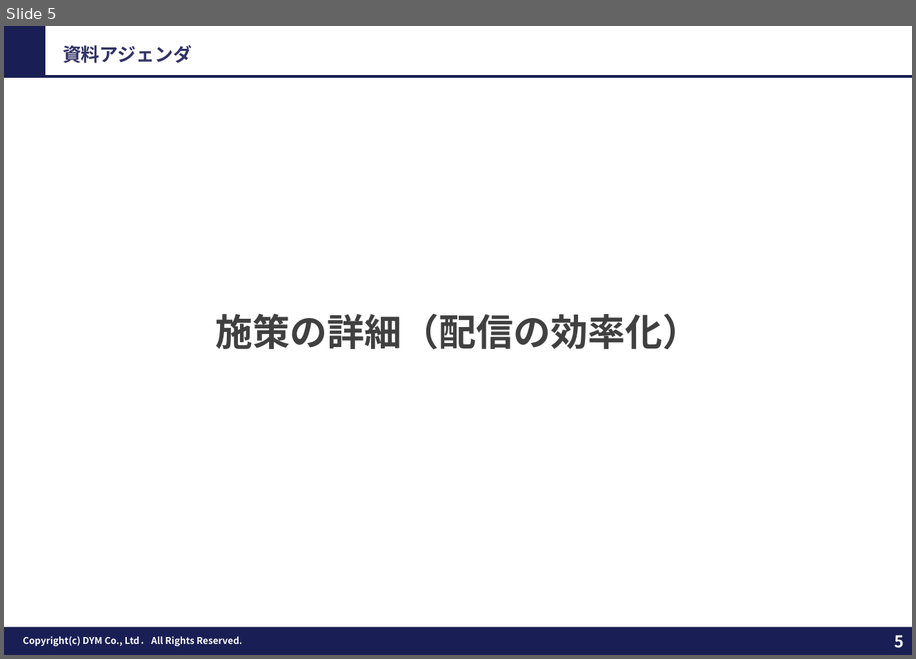
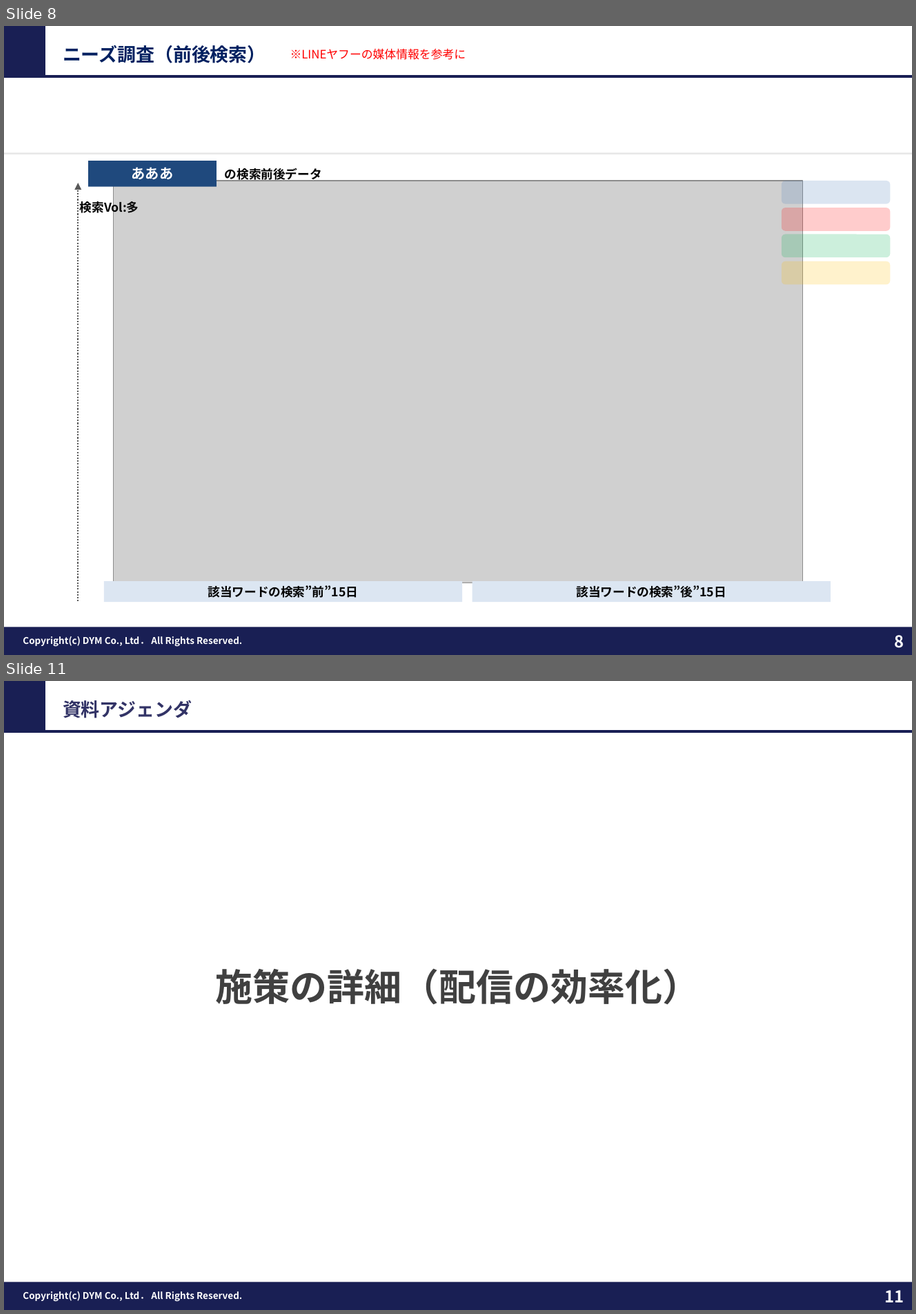
Before and after one commit to tonomura-r-dev/folder, a slide deck: DYM_LINEOA_業界汎用_ご提案.pptx. Shown one above the other, each under a label of ours: slide 5 before the commit, slides 8 and 11 after it; the slides between them are not shown. The pictures are 916x659 and 916x1314 pixels, drawn with LibreOffice and Linux fonts; fonts in the diff are those of the drawing; grey boxes stand for pictures; background and template pictures are left out. Boxes give left, top, right and bottom in pixels: in the first picture for what was removed or moved away, otherwise in the second. Text is boxed around its words. In the diff, an @@ line names an element or a change of style, - is before the commit and + after.

```diff
--- a/DYM_LINEOA_業界汎用_ご提案.pptx
+++ b/DYM_LINEOA_業界汎用_ご提案.pptx
@@ slide 8 added at box(4, 26, 912, 655), background #FFFFFF; not listed: 5 template elements that a slide beside it also shows @@
@@ text added at box(63, 45, 266, 63), 16 pt, text #002060, bold @@
+ニーズ調査（前後検索）
@@ text added at box(290, 48, 466, 60), 10 pt, text #FF0000 @@
+※LINEヤフーの媒体情報を参考に
@@ line added from (4, 154) to (912, 154), #D9D9D9 1.5 pt @@
@@ rectangle added at box(89, 161, 217, 187), fill #1F497D, 12 pt, text #FFFFFF, bold @@
+あああ
@@ text added at box(225, 166, 322, 181), 10.5 pt, text #000000, bold @@
+の検索前後データ
@@ arrow added from (78, 601) to (78, 183), #595959 1.25 pt dashed @@
@@ picture added at box(114, 181, 803, 583) @@
@@ rounded rectangle added at box(782, 181, 891, 204), fill #4F81BD at 20% opacity @@
@@ text added at box(80, 199, 139, 216), 10.5 pt, text #000000, bold @@
+検索Vol:多
@@ rounded rectangle added at box(782, 208, 891, 232), fill #FF0000 at 20% opacity @@
@@ rounded rectangle added at box(782, 234, 891, 257), fill #00B050 at 20% opacity @@
@@ rounded rectangle added at box(782, 261, 891, 285), fill #FFC000 at 20% opacity @@
@@ rectangle added at box(104, 581, 461, 602), fill #DCE6F2, 10.5 pt, text #000000, bold @@
+該当ワードの検索”前”15日
@@ rectangle added at box(473, 581, 831, 602), fill #DCE6F2, 10.5 pt, text #000000, bold @@
+該当ワードの検索”後”15日
@@ what was slide 5 is now slide 11 @@
@@ page number at box(884, 1290, 904, 1302): text changed @@
-5
+11
```
Also in this commit, not shown: 10 other slides added, 4 other files.
